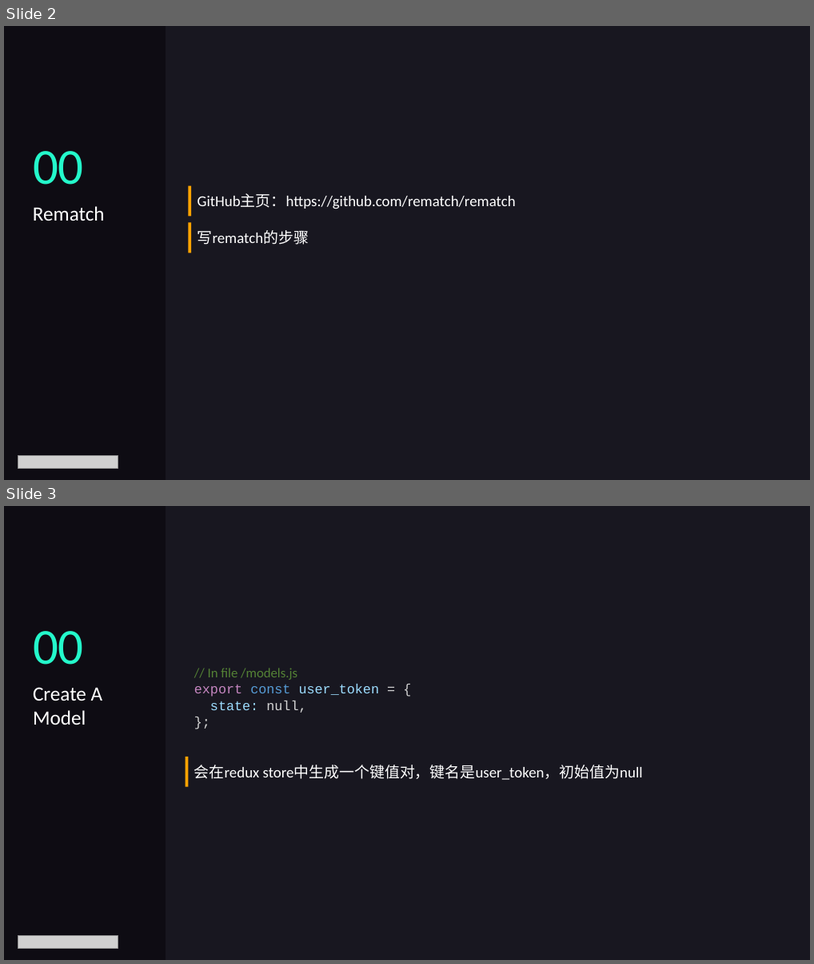
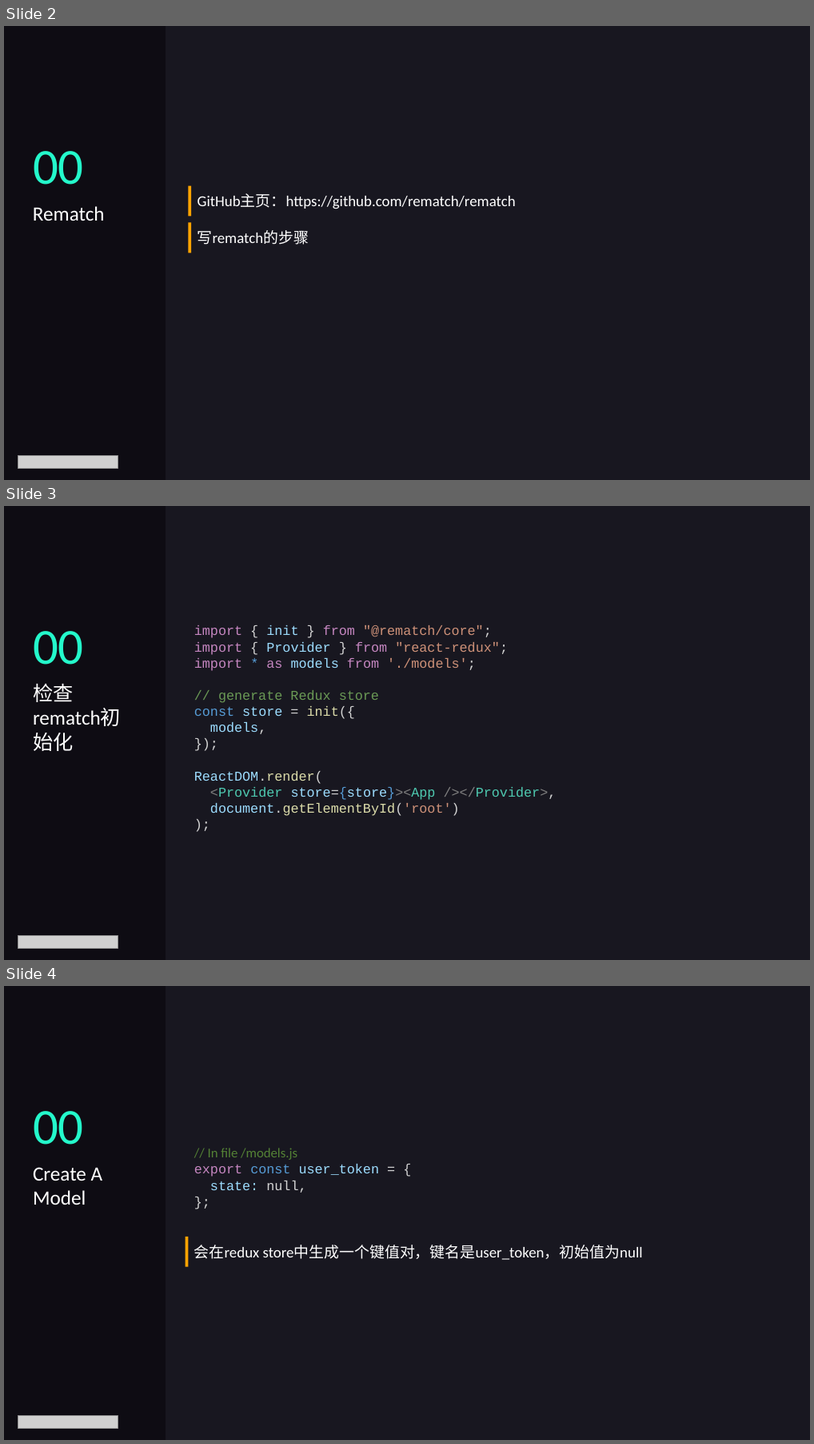
Before and after one commit to luqiuyuan/reactjs_course, a slide deck: lectures/lecture05.pptx. Shown one above the other, each under a label of ours: slides 2 and 3 before the commit, slides 2, 3 and 4 after it. The pictures are 814x964 and 814x1444 pixels, drawn with LibreOffice and Linux fonts; fonts in the diff are those of the drawing; grey boxes stand for pictures. Boxes give left, top, right and bottom in pixels: in the first picture for what was removed or moved away, otherwise in the second. Text is boxed around its words. In the diff, an @@ line names an element or a change of style, - is before the commit and + after.

```diff
--- a/lectures/lecture05.pptx
+++ b/lectures/lecture05.pptx
@@ slide 3 added at (4,506,810,960), background #181720 @@
@@ rectangle added at (4,506,166,960), fill #0E0C13 @@
@@ text added at (194,625,557,816), 16 pt, text #9CDCFE @@
+import { init } from "@rematch/core";
+import { Provider } from "react-redux";
+import * as models from './models';
+// generate Redux store
+const store = init({
+models,
+});
+ReactDOM.render(
+<Provider store={store}><App /></Provider>,
+document.getElementById('root')
+);
@@ text added at (33,631,84,664), 60 pt, text #24F9CB @@
+00
@@ text added at (33,684,73,702), 24 pt, text #FFFFFF @@
+检查rematch初始化
@@ picture added at (18,936,118,948) @@
@@ what was slide 3 is now slide 4 @@
```
Also in this commit, not shown: 1 slide changed, 5 other files.
